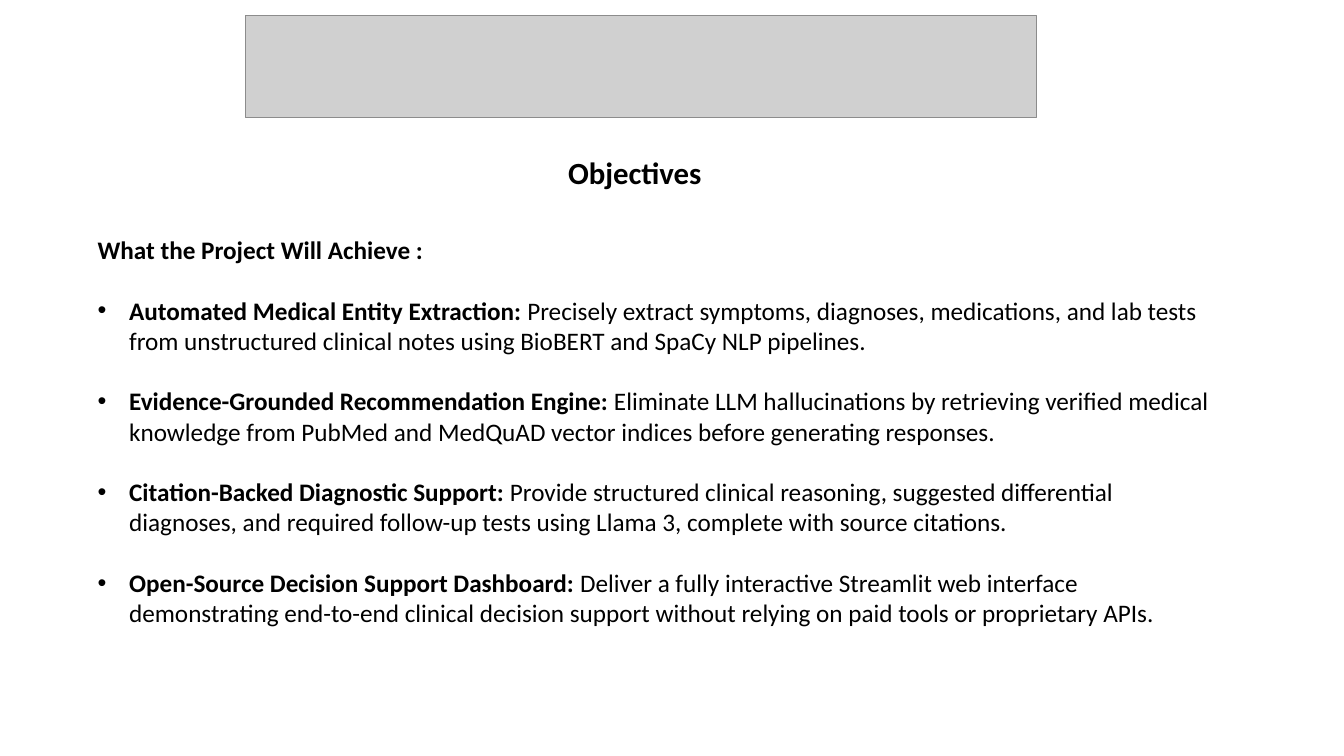
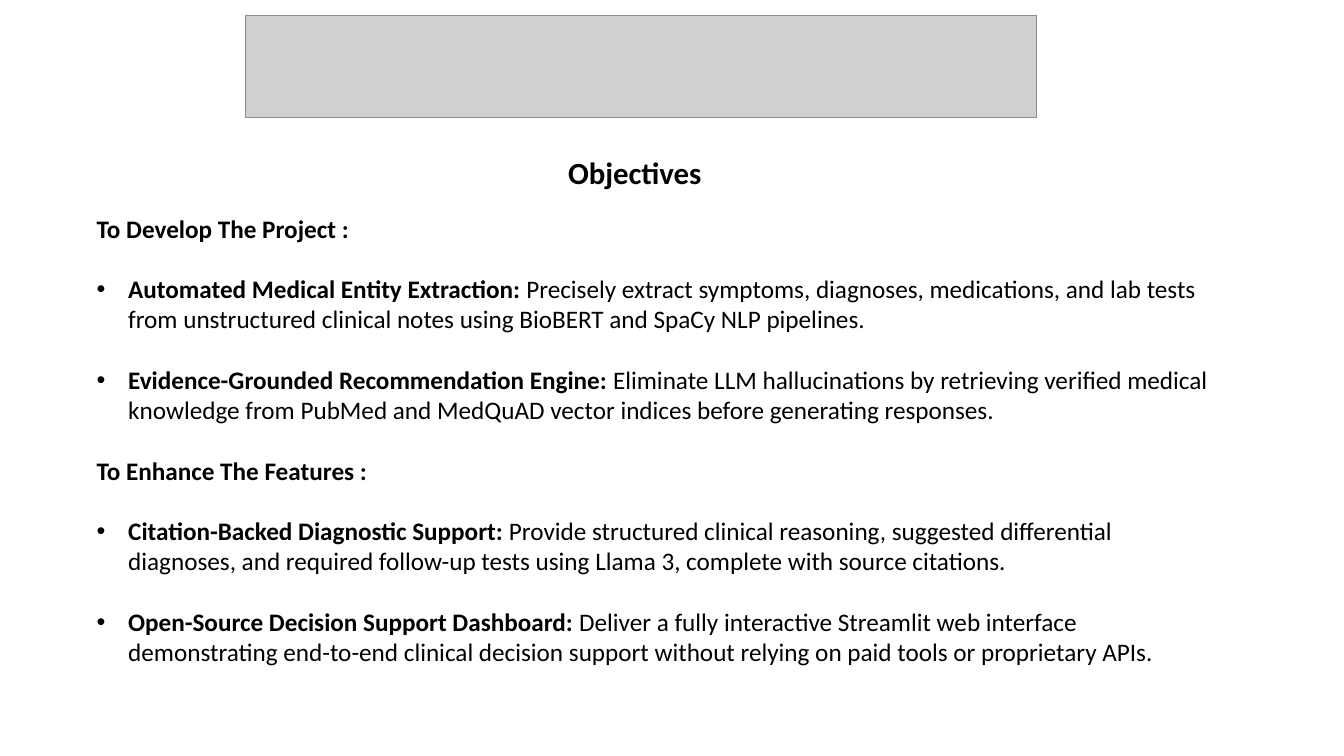
Before and after one commit to Dhanush3183/KLH-CSE-2026-27-2420030057-ClinicaRAG, a slide deck: slide 3 of docs/Project_Presentation.pptx. Drawn at 1344x756 pixels with LibreOffice and Linux fonts; fonts in the diff are those of the drawing; grey boxes stand for pictures. Boxes give left, top, right and bottom in pixels: in the first picture for what was removed or moved away, otherwise in the second. Text is boxed around its words. In the diff, an @@ line names an element or a change of style, - is before the commit and + after.

```diff
--- a/docs/Project_Presentation.pptx
+++ b/docs/Project_Presentation.pptx
@@ text "To Develop The Project :": place and size @@
-text "To Develop The Project :" at (98, 241, 1208, 627)
+text "To Develop The Project :" at (97, 220, 1207, 666)
@@ text at (97, 220, 336, 243): text changed @@
-What the Project Will Achieve :
+To Develop The Project :
@@ text at (97, 462, 355, 481): paragraph added @@
+To Enhance The Features :
```
Also in this commit, not shown: 1 other slide changed, 2 slides added, 2 slides removed, 4 other files.
